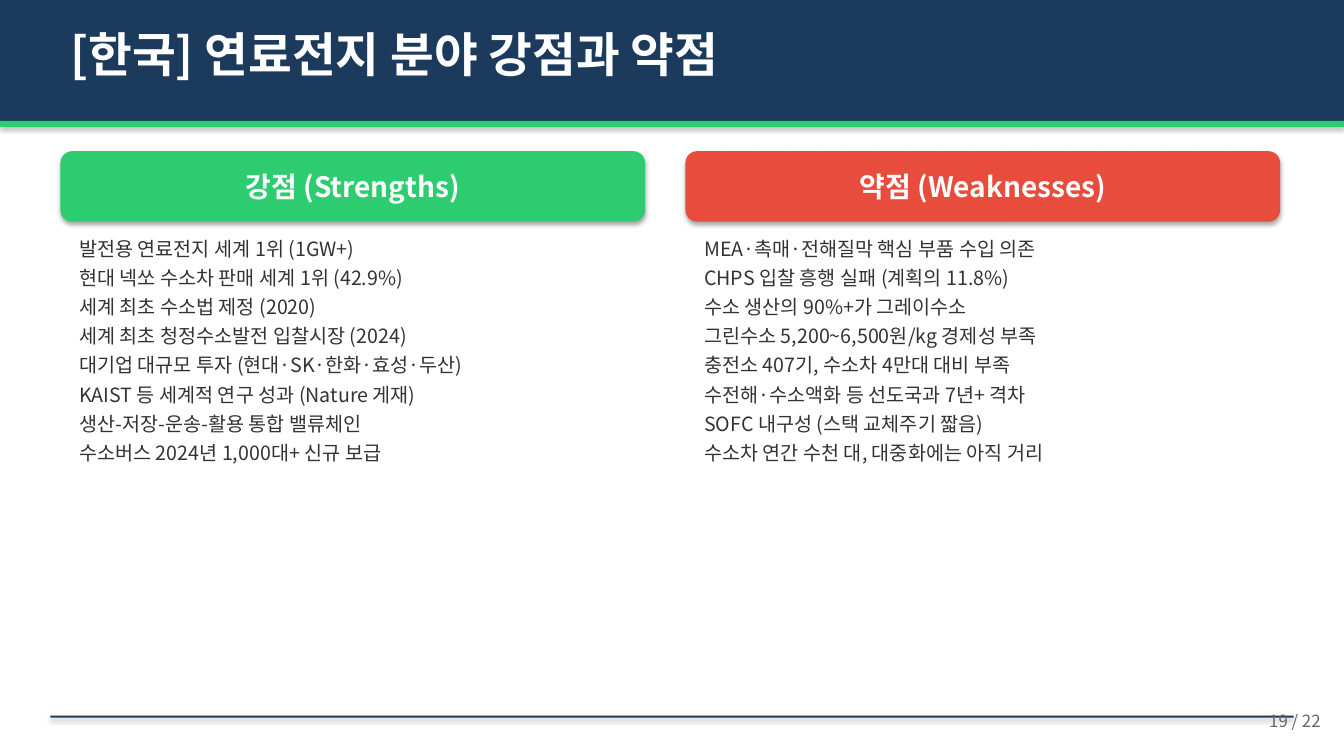
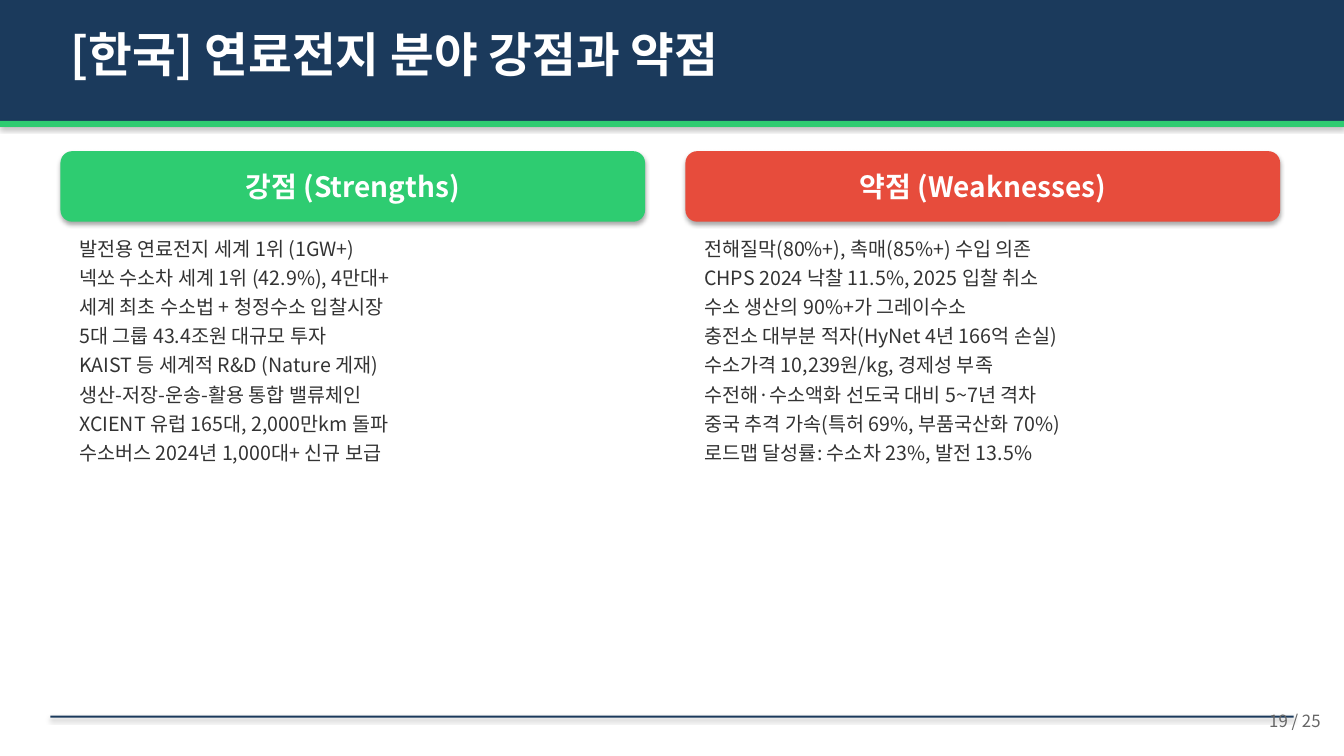
Before and after one commit to hpark1947/Hydrogen, a slide deck: slide 19 of 연료전지/연료전지_발표자료.pptx. Drawn at 1344x756 pixels with LibreOffice and Linux fonts; fonts in the diff are those of the drawing. Boxes give left, top, right and bottom in pixels: in the first picture for what was removed or moved away, otherwise in the second. Text is boxed around its words. In the diff, an @@ line names an element or a change of style, - is before the commit and + after.

```diff
--- a/연료전지/연료전지_발표자료.pptx
+++ b/연료전지/연료전지_발표자료.pptx
@@ text at [704, 239, 1039, 289]: text changed @@
-MEA·촉매·전해질막 핵심 부품 수입 의존
-CHPS 입찰 흥행 실패 (계획의 11.8%)
+전해질막(80%+), 촉매(85%+) 수입 의존
+CHPS 2024 낙찰 11.5%, 2025 입찰 취소
@@ text at [79, 268, 390, 376]: text changed @@
-현대 넥쏘 수소차 판매 세계 1위 (42.9%)
-세계 최초 수소법 제정 (2020)
-세계 최초 청정수소발전 입찰시장 (2024)
-대기업 대규모 투자 (현대·SK·한화·효성·두산)
-KAIST 등 세계적 연구 성과 (Nature 게재)
+넥쏘 수소차 세계 1위 (42.9%), 4만대+
+세계 최초 수소법 + 청정수소 입찰시장
+5대 그룹 43.4조원 대규모 투자
+KAIST 등 세계적 R&D (Nature 게재)
@@ text at [704, 326, 1059, 464]: text changed @@
-그린수소 5,200~6,500원/kg 경제성 부족
-충전소 407기, 수소차 4만대 대비 부족
-수전해·수소액화 등 선도국과 7년+ 격차
-SOFC 내구성 (스택 교체주기 짧음)
-수소차 연간 수천 대, 대중화에는 아직 거리
+충전소 대부분 적자(HyNet 4년 166억 손실)
+수소가격 10,239원/kg, 경제성 부족
+수전해·수소액화 선도국 대비 5~7년 격차
+중국 추격 가속(특허 69%, 부품국산화 70%)
+로드맵 달성률: 수소차 23%, 발전 13.5%
@@ text at [79, 414, 388, 435]: paragraph added @@
+XCIENT 유럽 165대, 2,000만km 돌파
@@ text at [1269, 714, 1321, 727]: text changed @@
-19 / 22
+19 / 25
```
Also in this commit, not shown: 20 other slides changed, 3 slides added, 4 other files.
